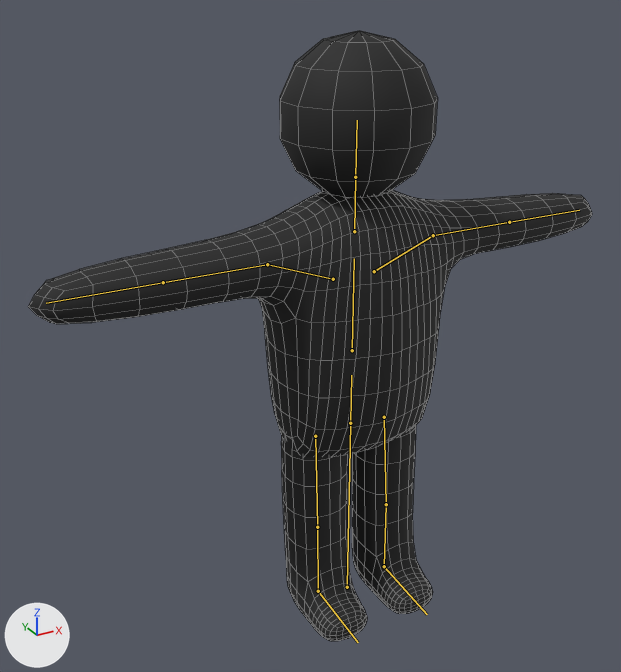
One commit to the FBX model Assets/FBX/Player.fbx: the scene before it, then after it.
The view is the same before and after, from a 50 mm lens placed at (-8.26, -13.28, 13.06), pointed at (-1.09, -0.26, 6.55). Arrows for +X, +Y and +Z are at lower left; the lights stay in place. The bones that bend it are drawn over the model as lines. Mesh edges are drawn as thin lines.

In view in the first picture: 'Player'.
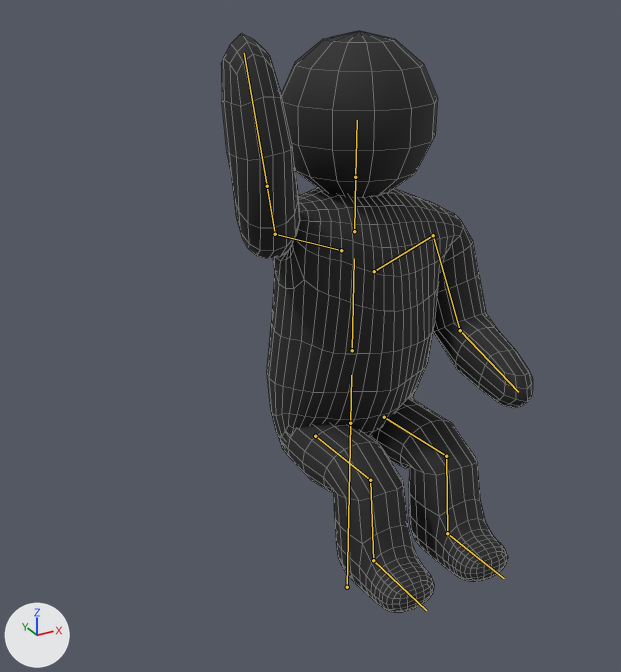
The newer file adds an action. The first version stands in its rest pose; the second is drawn at frame 21 of the action 'Armature|RaiseHand'.

The change, as a diff of the scene's bpy script:
```diff
--- a/Assets/FBX/Player.fbx.py
+++ b/Assets/FBX/Player.fbx.py
@@ bone_upperarm_l @@
 bone_upperarm_l = bpy.data.objects['Armature'].pose.bones['UpperArm.L']  # child of 'Clav.L'
-bone_upperarm_l.rotation_quaternion = (1.0, 0.0, 0.0, 0.0)  # degrees (0, 0, 0)
+bone_upperarm_l.rotation_quaternion = (0.713, 0.225, -0.122, -0.652)  # degrees (29, 7, -83)
@@ bone_lowerarm_l @@
 bone_lowerarm_l = bpy.data.objects['Armature'].pose.bones['LowerArm.L']  # child of 'UpperArm.L'
-bone_lowerarm_l.rotation_quaternion = (1.0, 0.0, 0.0, 0.0)  # degrees (0, 0, 0)
+bone_lowerarm_l.rotation_quaternion = (0.91, 0.404, -0.09, -0.022)  # degrees (48, -8, -7)
@@ bone_clav_r @@
 bone_clav_r = bpy.data.objects['Armature'].pose.bones['Clav.R']  # child of 'Chest'
-bone_clav_r.location = (0.0, 0.0, 0.0)
+bone_clav_r.location = (0.59, 0.15, 0.18)
@@ bone_upperarm_r @@
 bone_upperarm_r = bpy.data.objects['Armature'].pose.bones['UpperArm.R']  # child of 'Clav.R'
-bone_upperarm_r.rotation_quaternion = (1.0, 0.0, 0.0, 0.0)  # degrees (0, 0, 0)
+bone_upperarm_r.rotation_quaternion = (0.394, 0.52, 0.737, 0.178)  # degrees (133, 23, 99)
@@ bone_lowerarm_r @@
 bone_lowerarm_r = bpy.data.objects['Armature'].pose.bones['LowerArm.R']  # child of 'UpperArm.R'
-bone_lowerarm_r.rotation_quaternion = (1.0, 0.0, 0.0, 0.0)  # degrees (0, 0, 0)
+bone_lowerarm_r.rotation_quaternion = (0.882, 0.441, 0.146, 0.075)  # degrees (55, 11, 15)
@@ bone_upperleg_l @@
 bone_upperleg_l = bpy.data.objects['Armature'].pose.bones['UpperLeg.L']  # child of 'Back'
-bone_upperleg_l.rotation_quaternion = (1.0, 0.0, 0.0, 0.0)  # degrees (0, 0, 0)
+bone_upperleg_l.rotation_quaternion = (0.707, 0.706, -0.011, -0.04)  # degrees (90, 2, -4)
@@ bone_lowerleg_l @@
 bone_lowerleg_l = bpy.data.objects['Armature'].pose.bones['LowerLeg.L']  # child of 'UpperLeg.L'
-bone_lowerleg_l.rotation_quaternion = (1.0, 0.0, 0.0, 0.0)  # degrees (0, 0, 0)
+bone_lowerleg_l.rotation_quaternion = (0.744, -0.668, 0.0, 0.0)  # degrees (-84, 0, 0)
@@ bone_upperleg_r @@
 bone_upperleg_r = bpy.data.objects['Armature'].pose.bones['UpperLeg.R']  # child of 'Back'
-bone_upperleg_r.rotation_quaternion = (1.0, 0.0, 0.0, 0.0)  # degrees (0, 0, 0)
+bone_upperleg_r.rotation_quaternion = (0.707, 0.706, 0.011, 0.04)  # degrees (90, -2, 4)
@@ bone_lowerleg_r @@
 bone_lowerleg_r = bpy.data.objects['Armature'].pose.bones['LowerLeg.R']  # child of 'UpperLeg.R'
-bone_lowerleg_r.rotation_quaternion = (1.0, 0.0, 0.0, 0.0)  # degrees (0, 0, 0)
+bone_lowerleg_r.rotation_quaternion = (0.744, -0.668, 0.0, 0.0)  # degrees (-84, 0, 0)
```

Boxes (x1, y1, x2, y2) around the edits, measured in the pictures (621 x 672 px):
'Player', posed (45% narrower)
    before: (28, 30, 592, 641)
    after: (221, 30, 533, 612)
bone 'UpperArm.L', root to tip
    before: (433, 235) to (509, 222)
    after: (433, 235) to (460, 330)
bone 'LowerArm.L', root to tip
    before: (509, 222) to (579, 210)
    after: (460, 330) to (518, 392)
bone 'Clav.R', root to tip
    before: (333, 279) to (267, 264)
    after: (341, 250) to (275, 234)
bone 'UpperArm.R', root to tip
    before: (267, 264) to (163, 282)
    after: (275, 234) to (267, 186)
bone 'LowerArm.R', root to tip
    before: (163, 282) to (46, 303)
    after: (267, 186) to (244, 53)
bone 'UpperLeg.L', root to tip
    before: (384, 417) to (386, 504)
    after: (384, 417) to (446, 456)
bone 'LowerLeg.L', root to tip
    before: (386, 504) to (384, 566)
    after: (446, 456) to (447, 533)
bone 'UpperLeg.R', root to tip
    before: (315, 436) to (317, 527)
    after: (315, 436) to (370, 480)
bone 'LowerLeg.R', root to tip
    before: (317, 527) to (318, 591)
    after: (370, 480) to (373, 560)
